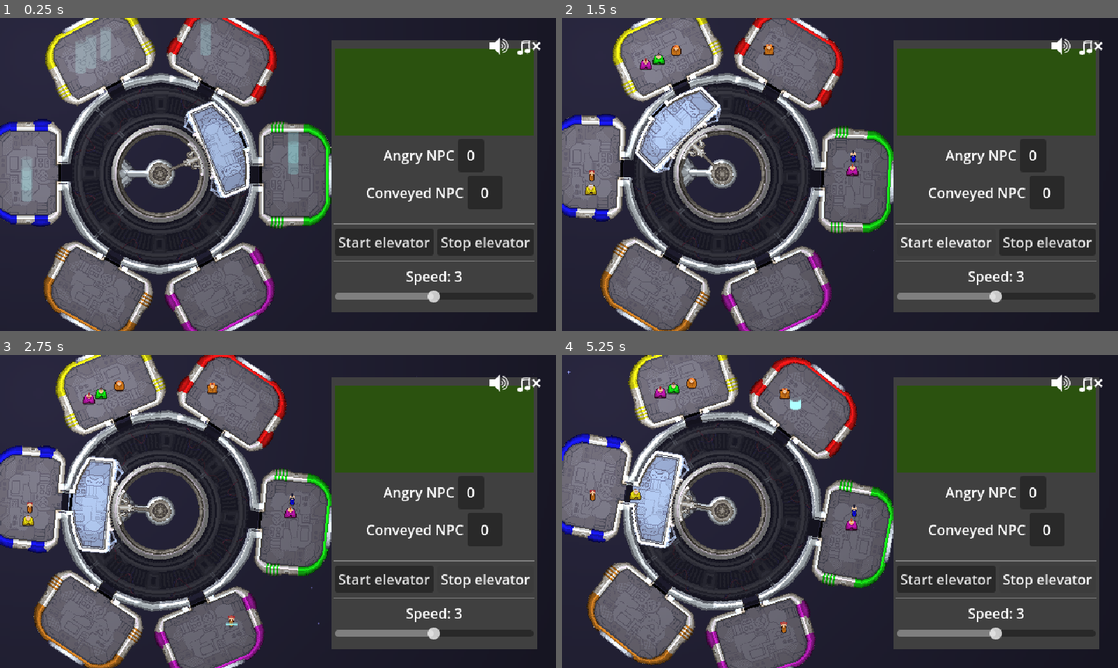
Above: before the commit, frames 1-4 (two rows, left to right).
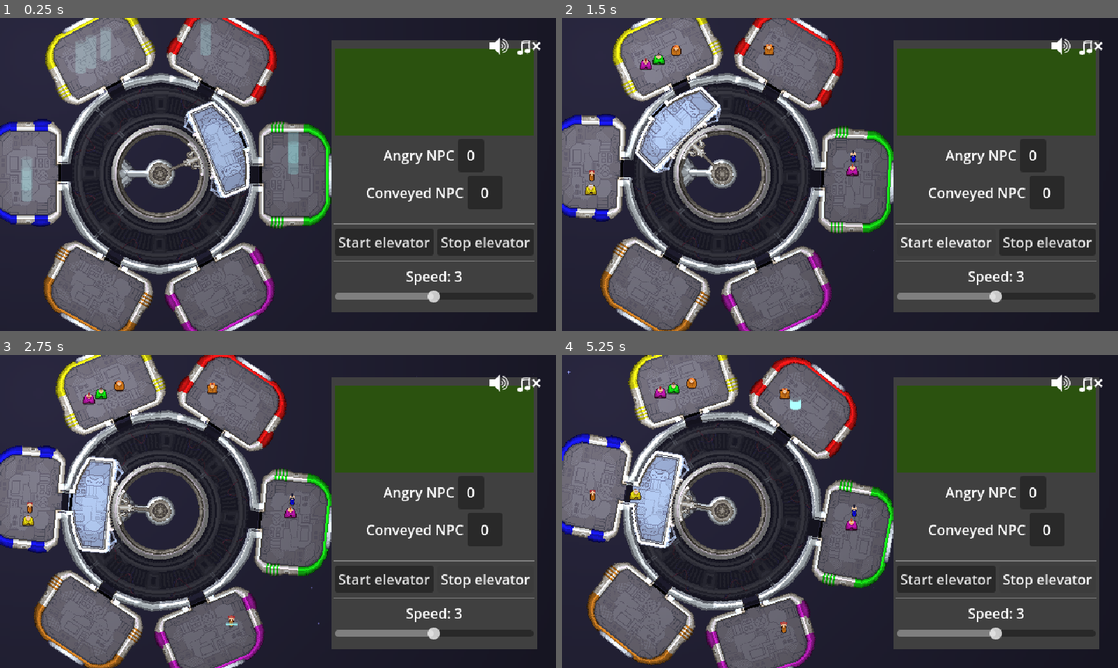
Above: after the commit, the same moments.

Repository: tehelka-gamedev/gmtk-2025
Game: Godot game, scene res://main.tscn
Same seed, same stepped clock (60 frames per second), same inputs: the game is played once before the commit and once after it. The engine's default icon, where the game draws it, is replaced by a stand-in: a white triangle on a blue panel in a dark square. Sound files missing from this copy of the repository are replaced by a short silence.
Inputs:
- Up to frame 1 (0.25 s): no input
- Up to frame 2 (1.5 s): click "Start elevator" at 0.5 s; click "Start elevator" at 1.25 s
- Up to frame 3 (2.75 s): click "Stop elevator" at 2 s
- Up to frame 4 (5.25 s): click "Stop elevator" at 2.75 s; click "Start elevator" at 3.5 s; click "Stop elevator" at 4.25 s; hold Q (accept_npc_entering) from 5.03 s (still down)

The runs differ from the first frame. In frame 1, 0.3% of the frame differs, in the area x 0-60%, y 0-100%; in frame 2, 0.4%; in frame 3, 0.3%; in frame 4, 0.4%.

Commit message:
Add events

Diff:
--- a/godot/event_manager/event_manager.gd
+++ b/godot/event_manager/event_manager.gd
@@ -1,36 +1,35 @@
 class_name EventManager
 extends Node2D
 
+
+signal broken_room_repaired(room: Room)
+
+enum EventType {NONE, BROKEN_DOOR, BROKEN_SPEED, VIP}
 
 const TIME_BEFORE_TECH_GUY: float = 3.0
 
 const NPC_class = preload("res://objects/npc/npc.tscn")
 
-const MIN_WINDOW: float = 5.0
-const MAX_WINDOW: float = 10.0
+const TIME_BEFORE_FIRST_EVENT: float = 15.0
+const MIN_WINDOW: float = 20.0
+const MAX_WINDOW: float = 30.0
+const VIP_NUMBER: int = 3
 
 const BROKEN_ELEVATOR_MESSAGE: String = "Operator, the elevator speed is broken. I'll send you a tech guy."
 const BROKEN_ROOM_MESSAGE: String = "Operator, one of the room's door is broken. I'll send you a tech guy."
-const VIP_MESSAGE: String = "Operator, a VIP is about to arrive. Make it a top priority."
+const VIP_MESSAGE: String = "Operator, three VIPs are about to arrive. Make them a top priority."
 
 @onready var _timer: Timer = $Timer
 
 var game_manager: GameManager
 var tech_guy_present: bool = false
 
-var event_function: Array[Callable] = [
-    #_play_broken_door_event,
-    _play_slow_elevator_event,
-    #_play_vip_event,
-]
-
-var slow_elevator_event: bool = false
-var vip_event: bool = false
-var broken_door_event: bool = false
+var current_event: EventType = EventType.NONE
+var vip_conveyed: int = 0
 
 
 func _ready() -> void:
-    _setup_timer_for_next_event()
+    _timer.start(TIME_BEFORE_FIRST_EVENT)
 
 
 func _setup_timer_for_next_event() -> void:
@@ -40,45 +39,105 @@
 
 func _on_timer_timeout() -> void:
     var possible_event_function: Array[Callable] = []
-    if not slow_elevator_event:
+    if not tech_guy_present:
         possible_event_function.append(_play_slow_elevator_event)
+        possible_event_function.append(_play_broken_door_event)
+    if game_manager.current_npc_count + VIP_NUMBER + 1 < game_manager.max_npc_count:
+        print(game_manager.current_npc_count, "/", game_manager.max_npc_count)
+        possible_event_function.append(_play_vip_event)
 
-    if not possible_event_function.is_empty():
+    if possible_event_function.is_empty():
+        _setup_timer_for_next_event()
+    else:
         possible_event_function.pick_random().call()
 
+
+func _play_broken_door_event() -> void:
+    if tech_guy_present:
+        _setup_timer_for_next_event()
+        return
+    current_event = EventType.BROKEN_DOOR
+    var non_broken_nor_docked_room: Array[Node] = game_manager.rooms.filter(
+        func(room: Room): return not room.door_broken and room != game_manager.elevator.get_snapped_room()
+    )
+    var broken_room: Room = non_broken_nor_docked_room.pick_random()
+    broken_room.set_broken_to(true)
+
+    game_manager._narrative_manager.update_message(BROKEN_ROOM_MESSAGE)
+
+    if not tech_guy_present:
+        _spawn_tech_guy()
+
+
+func _play_slow_elevator_event() -> void:
+    if tech_guy_present:
+        _setup_timer_for_next_event()
+        return
+    current_event = EventType.BROKEN_SPEED
+    game_manager.elevator.set_broken_speed_to(true)
+
+    game_manager._narrative_manager.update_message(BROKEN_ELEVATOR_MESSAGE)
+
+    if not tech_guy_present:
+        _spawn_tech_guy()
+
+
+func _play_vip_event() -> void:
+    while game_manager._spawning_npc:
+        await get_tree().create_timer(0.5).timeout
+
+    game_manager._npc_spawn_timer.stop()
+    current_event = EventType.VIP
+    game_manager._narrative_manager.update_message(VIP_MESSAGE)
+
+    for i in range(VIP_NUMBER):
+        game_manager._spawn_npc(NPC.Type.VIP)
+
+    game_manager._restart_npc_spawn_timer()
+
+
+
+func on_vip_conveyed() -> void:
+    vip_conveyed += 1
+    print("vip conveyed ", vip_conveyed)
+    if vip_conveyed == VIP_NUMBER:
+        _on_all_vip_conveyed()
+
+
+func _on_all_vip_conveyed() -> void:
+    vip_conveyed = 0
+    current_event = EventType.NONE
     _setup_timer_for_next_event()
 
 
-func _play_broken_door_event() -> void:
-    pass
+func on_tech_guy_arrived_in_elevator(tech_guy: NPC) -> void:
+    if current_event == EventType.BROKEN_SPEED:
+        tech_guy.repair()
+        await tech_guy.on_repair_finished
+        current_event = EventType.NONE
+        game_manager.elevator.set_broken_speed_to(false)
+
+        _setup_timer_for_next_event()
 
 
-func _play_slow_elevator_event() -> void:
-    slow_elevator_event = true
-    game_manager.elevator.set_broken_speed_to(true)
-    game_manager._narrative_manager.update_message(BROKEN_ELEVATOR_MESSAGE)
+func we_still_need_tech_guy() -> bool:
+    if current_event == EventType.BROKEN_SPEED or current_event == EventType.BROKEN_DOOR:
+        return true
+    else:
+        return false
 
+func _spawn_tech_guy() -> void:
     await get_tree().create_timer(TIME_BEFORE_TECH_GUY).timeout
 
-    var tech_guy: bool = true
-    game_manager._spawn_npc(tech_guy)
+    game_manager._spawn_npc(NPC.Type.TECH_GUY)
     tech_guy_present = true
 
 
-func _play_vip_event() -> void:
-    pass
+func on_tech_guy_arrived_at_broken_door(tech_guy: NPC, room: Room) -> void:
+    tech_guy.repair()
+    await tech_guy.on_repair_finished
+    room.set_broken_to(false)
+    broken_room_repaired.emit(room)
+    current_event = EventType.NONE
 
-
-func on_tech_guy_arrived_in_elevator(tech_guy: NPC) -> void:
-    if slow_elevator_event:
-        tech_guy.repair_elevator()
-        await tech_guy.on_repair_finished
-        slow_elevator_event = false
-        game_manager.elevator.set_broken_speed_to(false)
-
-
-func we_still_need_tech_guy() -> bool:
-    if slow_elevator_event or broken_door_event:
-        return true
-    else:
-        return false
+    _setup_timer_for_next_event()
--- a/godot/main.tscn
+++ b/godot/main.tscn
@@ -148,6 +148,7 @@
 script = ExtResource("20_82xsv")
 
 [node name="Timer" type="Timer" parent="EventManager"]
+one_shot = true
 
 [connection signal="timeout" from="World/NPCSpawnTimer" to="." method="_on_npc_spawn_timer_timeout"]
 [connection signal="timeout" from="EventManager/Timer" to="EventManager" method="_on_timer_timeout"]
--- a/godot/objects/elevator.gd
+++ b/godot/objects/elevator.gd
@@ -172,7 +172,7 @@
 
 
 func get_snapped_room() -> Room:
-    return snap_target as Room if snap_target else null
+    return snap_target as Room if _snapped else null
 
 
 func handle_toggle_movement() -> void:
--- a/godot/objects/mood_gauge.gd
+++ b/godot/objects/mood_gauge.gd
@@ -49,7 +49,7 @@
 
 
 func _process(delta: float) -> void:
-    if owner.tech_guy:
+    if owner.type == NPC.Type.TECH_GUY:
         return
 
     _tick_counter = (_tick_counter + 1) % tick_between_regen
--- a/godot/objects/npc/npc.gd
+++ b/godot/objects/npc/npc.gd
@@ -1,5 +1,7 @@
 class_name NPC
 extends Node2D
+
+enum Type {NORMAL, TECH_GUY, VIP}
 
 @warning_ignore("unused_signal")
 signal arrived_at_slot
@@ -27,7 +29,8 @@
 
 ## If true, will queue_free() after reaching its point
 var exiting: bool = false
-var tech_guy: bool = false
+var repairing: bool = false
+var type: Type = Type.NORMAL
 
 @onready var state_machine: StateMachine = $StateMachine
 @onready var animation_player: AnimationPlayer = $AnimationPlayer
@@ -70,15 +73,17 @@
 # called when exiting the room. For now just queue_free but add fade out later maybe
 func exit() -> void:
     mood_gauge.set_mood_state(MoodGauge.MoodState.HAPPY)
-    arrived_at_target_room.emit()
+    if not type == Type.TECH_GUY:
+        arrived_at_target_room.emit()
     queue_free()
 
 
-func set_color_directly(color: Color) -> void:
-    _skin.set_color_to(color)
+func set_color_directly(_color: Color) -> void:
+    _skin.set_color_to(_color)
 
 
-func repair_elevator() -> void:
+func repair() -> void:
+    repairing = true
     var emoji: EmojiMood = emoji_scene.instantiate()
     emoji_position.add_child(emoji)
     emoji.z_index = 1000
@@ -86,4 +91,13 @@
     var briefly: bool = true
     emoji.set_mood(MoodGauge.MoodState.IMPATIENT, briefly)
     await emoji.animation_finished
+    repairing = false
     on_repair_finished.emit()
+
+
+func show_type_label() -> void:
+    if type == NPC.Type.TECH_GUY:
+        %TypeLabel.text = "TECH"
+    elif type == NPC.Type.VIP:
+        %TypeLabel.text = "VIP"
+    %TypeLabel.show()
--- a/godot/objects/npc/npc.tscn
+++ b/godot/objects/npc/npc.tscn
@@ -7,6 +7,7 @@
 [ext_resource type="Script" uid="uid://chs00o4pldxek" path="res://states/idle_state.gd" id="3_aqpri"]
 [ext_resource type="Script" uid="uid://h0sp5pu5a2io" path="res://states/move_to_state.gd" id="4_m6gh1"]
 [ext_resource type="Texture2D" uid="uid://baeo0kp17u8pc" path="res://sprites/teleportanimation.png" id="6_aqpri"]
+[ext_resource type="Script" uid="uid://dgbk83r6l6nt4" path="res://states/repair_state.gd" id="7_1ynp0"]
 [ext_resource type="Script" uid="uid://bteouqmd6vc7b" path="res://objects/mood_gauge.gd" id="8_qs0fi"]
 
 [sub_resource type="AtlasTexture" id="AtlasTexture_m6gh1"]
@@ -182,6 +183,17 @@
 emoji_position = NodePath("Pivot/EmojiPosition")
 emoji_scene = ExtResource("2_m6gh1")
 
+[node name="TypeLabel" type="Label" parent="."]
+unique_name_in_owner = true
+visible = false
+offset_left = -14.0
+offset_top = 5.0
+offset_right = 14.0
+offset_bottom = 28.0
+theme_override_font_sizes/font_size = 10
+text = "TECH"
+horizontal_alignment = 1
+
 [node name="Pivot" type="Node2D" parent="."]
 
 [node name="Skin" parent="Pivot" instance=ExtResource("2_aqpri")]
@@ -202,6 +214,10 @@
 script = ExtResource("4_m6gh1")
 metadata/_custom_type_script = "uid://b7yur33qvtvau"
 
+[node name="Repair" type="Node" parent="StateMachine"]
+script = ExtResource("7_1ynp0")
+metadata/_custom_type_script = "uid://b7yur33qvtvau"
+
 [node name="TeleportAnimation" type="AnimatedSprite2D" parent="."]
 position = Vector2(0, -14)
 sprite_frames = SubResource("SpriteFrames_0atl2")
@@ -214,5 +230,5 @@
 
 [node name="MoodGauge" type="Node2D" parent="."]
 script = ExtResource("8_qs0fi")
-regen_per_tick = -2.0
+regen_per_tick = -1.0
 metadata/_custom_type_script = "uid://bteouqmd6vc7b"
--- a/godot/objects/room.gd
+++ b/godot/objects/room.gd
@@ -34,6 +34,8 @@
 # people exit management
 var next_people_leaving_idx: int = 0
 var waiting_npc: NPC = null
+var door_broken: bool = false
+
 
 func cycle_next_people_leaving_idx() -> void:
     next_people_leaving_idx = posmod((next_people_leaving_idx-1), number_npc_inside()) if number_npc_inside() > 0 else 0
@@ -47,9 +49,14 @@
 func start_exiting_people():
     reset_waiting_npc()
 
-func ask_npc_coming() -> void:
+
+func ask_npc_coming(tech_guy: bool = false) -> void:
     # Ask NPC to come
-    waiting_npc = get_npc_from_inside(next_people_leaving_idx)
+    if tech_guy:
+        # This should always return the tech guy as we ensure a tech guy is in the room before calling `ask_npc_coming(true)`
+        waiting_npc = get_tech_guy_from_inside()
+    else:
+        waiting_npc = get_npc_from_inside(next_people_leaving_idx)
 
     var targets: Array[Node2D] = [
             get_entrance_position()
@@ -88,7 +95,7 @@
     remove_npc_from_room(waiting_npc)
 
     var slot: Slot
-    if waiting_npc.tech_guy:
+    if waiting_npc.type == NPC.Type.TECH_GUY:
         slot = room.slot_manager.get_special_slot(Slot.Type.BROKEN_SPEED)
     else:
         slot = room.slot_manager.get_first_available_slot() # not null :)
@@ -105,13 +112,17 @@
     )
     await waiting_npc.arrived_at_slot
 
-    if waiting_npc.tech_guy:
+    if waiting_npc.type == NPC.Type.TECH_GUY:
         tech_guy_in_elevator.emit(waiting_npc)
 
     cycle_next_people_leaving_idx()
 
 func get_spawn_point() -> Marker2D:
     return npc_spawn
+
+
+func get_tech_guy_point() -> Marker2D:
+    return slot_manager.get_special_slot(Slot.Type.BROKEN_DOOR) as Marker2D
 
 
 func open_door() -> void:
@@ -123,3 +134,11 @@
 
 func get_entrance_position() -> Marker2D:
     return entrance_position
+
+
+func set_broken_to(value: bool) -> void:
+    door_broken = value
+    if door_broken:
+        modulate = Color.SLATE_GRAY
+    else:
+        modulate = Color.WHITE
--- a/godot/objects/room.tscn
+++ b/godot/objects/room.tscn
@@ -1,16 +1,11 @@
-[gd_scene load_steps=11 format=3 uid="uid://dd5giy7mmmmxe"]
+[gd_scene load_steps=9 format=3 uid="uid://dd5giy7mmmmxe"]
 
 [ext_resource type="Script" uid="uid://bc64r08fcwb8g" path="res://objects/room.gd" id="1_d4lmf"]
 [ext_resource type="Texture2D" uid="uid://jvibyudsrbft" path="res://sprites/room2.png" id="2_c0xyw"]
-[ext_resource type="Shader" uid="uid://cln8o8wolh2av" path="res://rotsprite.gdshader" id="2_r2kp8"]
 [ext_resource type="Script" uid="uid://5gunqk2qmled" path="res://objects/slot_manager.gd" id="3_lvljb"]
 [ext_resource type="Texture2D" uid="uid://bmq30wsjws8ar" path="res://sprites/roomdecals.png" id="3_n1ucb"]
 [ext_resource type="Script" uid="uid://cjd6a7ud0c8av" path="res://objects/slot.gd" id="4_4d8i4"]
 [ext_resource type="Texture2D" uid="uid://71hdcfob7ujv" path="res://icon.svg" id="5_c0xyw"]
-
-[sub_resource type="ShaderMaterial" id="ShaderMaterial_8rv7e"]
-shader = ExtResource("2_r2kp8")
-shader_parameter/pixel_scale = 1.0
 
 [sub_resource type="ShaderMaterial" id="ShaderMaterial_r2kp8"]
 
@@ -30,7 +25,6 @@
 position = Vector2(0, -156)
 
 [node name="Room" type="Sprite2D" parent="Pivot"]
-material = SubResource("ShaderMaterial_8rv7e")
 texture = ExtResource("2_c0xyw")
 
 [node name="Decal" type="Sprite2D" parent="Pivot"]
--- a/godot/objects/rooms/room_base.gd
+++ b/godot/objects/rooms/room_base.gd
@@ -45,6 +45,18 @@
         return null
     return npc_inside[idx]
 
+func is_tech_guy_in_room() -> bool:
+    for npc: NPC in npc_inside:
+        if npc.type == NPC.Type.TECH_GUY:
+            return true
+    return false
+
+func get_tech_guy_from_inside() -> NPC:
+    for npc: NPC in npc_inside:
+        if npc.type == NPC.Type.TECH_GUY:
+            return npc
+    return null
+
 func remove_npc_from_room(npc: NPC) -> void:
     npc_inside.erase(npc)
     npc.slot.release()
--- a/godot/objects/slot.gd
+++ b/godot/objects/slot.gd
@@ -15,6 +15,7 @@
     if not available:
         push_error("Tried to reserve a slot (%s) that was not available!" % [name])
         return false
+
     available = false
     reserved.emit(self)
     return true
@@ -25,6 +26,7 @@
     if available:
         push_error("Tried to release a slot (%s) that was already available!"% [name] )
         return false
+
     available = true
     released.emit(self)
     return true
--- a/godot/objects/slot_manager.gd
+++ b/godot/objects/slot_manager.gd
@@ -56,15 +56,29 @@
     return _available_slots[randi_range(0, len(_available_slots)-1)]
 
 func is_full() -> bool:
-    return _available_slots.is_empty() # no available slot
+    return _available_slots.is_empty()
+    #return (
+        #_available_slots.is_empty()
+        #and (not _broken_door_slot or (_broken_door_slot and not _broken_door_slot.available))
+        #and (not _broken_speed_slot or (_broken_speed_slot and not _broken_speed_slot.available))
+    #)
 
 func is_empty() -> bool:
-    return _occupied_slots.is_empty() # nothing occupied
+    return _occupied_slots.is_empty()
+    #return (
+        #_occupied_slots.is_empty()
+        #and (not _broken_door_slot or (_broken_door_slot and _broken_door_slot.available))
+        #and (not _broken_speed_slot or (_broken_speed_slot and _broken_speed_slot.available))
+    #)
 
 func _on_slot_reserved(s: Slot) -> void:
+    if s.type == Slot.Type.BROKEN_DOOR or s.type == Slot.Type.BROKEN_SPEED:
+        return
     _available_slots.erase(s)
     _occupied_slots.append(s)
 
 func _on_slot_released(s: Slot) -> void:
+    if s.type == Slot.Type.BROKEN_DOOR or s.type == Slot.Type.BROKEN_SPEED:
+        return
     _available_slots.append(s)
     _occupied_slots.erase(s)
--- a/godot/scripts/game_manager.gd
+++ b/godot/scripts/game_manager.gd
@@ -2,6 +2,7 @@
 extends Node2D
 
 const TECH_GUY_COLOR: Color = Color.WHITE
+
 const NPC_class = preload("res://objects/npc/npc.tscn")
 
 @export var MIN_NPC_RESPAWN_TIME: float = 4.0
@@ -21,6 +22,7 @@
 var _angry_npc_count: int = 0
 var _conveyed_npc_count: int = 0
 var _spawning_npc: bool = false
+var max_npc_count: int = 0
 
 # player choice
 enum PlayerChoice
@@ -45,11 +47,14 @@
     if OS.has_feature("editor"):
         AudioManager.mute_bgm(true)
 
+    max_npc_count = 0
     var color_array: Array = Enum.NPCColors.values()
     for i: int in len(rooms):
         (rooms[i] as Room).color = color_array[i]
         (rooms[i] as Room).decal_to_use = i % 2
         (rooms[i] as Room).tech_guy_in_elevator.connect(_event_manager.on_tech_guy_arrived_in_elevator)
+        max_npc_count += (rooms[i] as Room).slot_manager.get_child_count() - 1 # HACK minus 1 so we don't count the spot the for the broken door
+    max_npc_count += elevator.slot_manager.get_child_count() - 1
 
     for i in range(starting_npc_count):
         _spawn_npc()
@@ -68,6 +73,7 @@
     _control_panel.stop_elevator_pressed.connect(elevator.on_stop_elevator)
     _narrative_manager.update.connect(_control_panel.message_panel.set_message)
     _event_manager.game_manager = self
+    _event_manager.broken_room_repaired.connect(_on_broken_room_repaired)
 
 
 func _on_npc_mood_state_changed(old_mood_state: MoodGauge.MoodState, new_mood_state: MoodGauge.MoodState) -> void:
@@ -116,6 +122,7 @@
 
     # Start releasing people
     var spawn_point:Marker2D = snapped_room.get_spawn_point()
+    var tech_guy_point: Marker2D = snapped_room.get_tech_guy_point()
     var npc_to_release: NPC = null
 
     # Find first npc with matching colour
@@ -123,27 +130,35 @@
         # iterate backward for better performance (negligible, but still)
         for i in range(len(npcs)-1, -1, -1):
             if (
-                npcs[i].tech_guy and not _event_manager.we_still_need_tech_guy()
-                or npcs[i].color == snapped_room.color
+                npcs[i].type == NPC.Type.TECH_GUY and snapped_room.door_broken
+                or (npcs[i].type == NPC.Type.TECH_GUY and not _event_manager.we_still_need_tech_guy())
+                or (npcs[i].color == snapped_room.color and not snapped_room.door_broken)
             ):
                 return npcs.pop_at(i)
         return null
 
     elevator.start_loading_people()
-    while not elevator.is_empty():
+    while not elevator.is_empty() or not elevator.slot_manager.get_special_slot(Slot.Type.BROKEN_SPEED).available:
         npc_to_release = elevator.pop_npc_from_inside(filter_to_room_color)
-        if npc_to_release.tech_guy:
-            _event_manager.tech_guy_present = false
-        # no more matching the filter, stop
         if npc_to_release == null:
             break
-
-        var targets: Array[Node2D] = [
-            elevator.get_entrance_position(),
-            snapped_room.get_entrance_position(),
-            spawn_point,
+        if npc_to_release.type == NPC.Type.TECH_GUY:
+            _event_manager.tech_guy_present = false
+
+        var targets: Array[Node2D]
+        if npc_to_release.type == NPC.Type.TECH_GUY and snapped_room.door_broken:
+            targets = [
+                elevator.get_entrance_position(),
+                tech_guy_point
             ]
-        npc_to_release.exiting = true
+        else:
+            targets = [
+                elevator.get_entrance_position(),
+                snapped_room.get_entrance_position(),
+                spawn_point,
+            ]
+            npc_to_release.exiting = true
+
         npc_to_release.state_machine.transition_to(
             NPCStatesUtil.StatesName.move_to,
             {
@@ -152,8 +167,15 @@
         )
         await npc_to_release.arrived_at_slot
 
-    snapped_room.start_exiting_people()
-    _release_from_snapped_room()
+        if npc_to_release.type == NPC.Type.TECH_GUY:
+            _event_manager.on_tech_guy_arrived_at_broken_door(npc_to_release, snapped_room)
+            npc_to_release.state_machine.transition_to(NPCStatesUtil.StatesName.repair, {NPCStatesUtil.Message.target: [tech_guy_point, spawn_point]})
+
+    if not snapped_room.door_broken:
+        snapped_room.start_exiting_people()
+        _release_from_snapped_room()
+    else:
+        elevator.stop_loading_people()
 
 
 #### People delivery from room
@@ -163,9 +185,16 @@
     if snapped_room == null:
         return # do nothing, if somehow the door opened without snapping
 
-    if not elevator.is_full() and not snapped_room.is_empty():
-        snapped_room.ask_npc_coming()
-        snapped_room.npc_is_waiting.connect(_on_npc_waiting, CONNECT_ONE_SHOT)
+    if not snapped_room.is_empty():
+        if not elevator.is_full():
+            snapped_room.ask_npc_coming()
+            snapped_room.npc_is_waiting.connect(_on_npc_waiting, CONNECT_ONE_SHOT)
+        elif elevator.slot_manager.get_special_slot(Slot.Type.BROKEN_SPEED).available and snapped_room.is_tech_guy_in_room():
+            var tech_guy: bool = true
+            snapped_room.ask_npc_coming(tech_guy)
+            snapped_room.npc_is_waiting.connect(_on_npc_waiting, CONNECT_ONE_SHOT)
+        else:
+            elevator.stop_loading_people()
     else:
         elevator.stop_loading_people()
 
@@ -195,20 +224,21 @@
 
 ############### NPC SPAWN ###############
 
-func _spawn_npc(tech_guy: bool = false) -> void:
+func _spawn_npc(type: NPC.Type = NPC.Type.NORMAL) -> void:
     _spawning_npc = true
 
     var non_full_rooms: Array[Room] = []
     while non_full_rooms.is_empty():
         for room: Room in rooms:
-            if not room.slot_manager.is_full():
+            if not room.slot_manager.is_full() and not (type == NPC.Type.TECH_GUY and room.door_broken):
                 non_full_rooms.append(room)
-        if not tech_guy:
+        if type != NPC.Type.TECH_GUY:
             break
         else:
             await get_tree().create_timer(1.0).timeout
 
     if len(non_full_rooms) == 0:
+        _spawning_npc = false
         return
 
     var random_room: Room = non_full_rooms.pick_random()
@@ -216,54 +246,33 @@
     var npc: NPC = NPC_class.instantiate()
     _npcs.add_child(npc)
     npc.position = spawn_position
-    npc.tech_guy = tech_guy
-
-    if tech_guy:
+    npc.type = type
+
+    if type == NPC.Type.TECH_GUY:
         npc.set_color_directly(TECH_GUY_COLOR)
     else:
         var available_colors: Array = Enum.NPCColors.values()
         available_colors.erase(random_room.color)
         npc.color = available_colors.pick_random()
 
+    if type != NPC.Type.NORMAL:
+        npc.show_type_label()
+
     var slot: Slot = random_room.slot_manager.get_first_available_slot()
     random_room.add_npc_inside(npc, slot)
     npc.go_to_slot(slot)
 
-    if not tech_guy:
+    if type != NPC.Type.TECH_GUY:
         npc.mood_gauge.mood_state_changed.connect(_on_npc_mood_state_changed)
         npc.arrived_at_target_room.connect(_on_npc_arrived_at_target_room)
+        if type == NPC.Type.VIP:
+            npc.mood_gauge.regen_per_tick = -10
+            npc.arrived_at_target_room.connect(_event_manager.on_vip_conveyed)
+
+    current_npc_count += 1
 
     _spawning_npc = false
 
-
-func _on_all_npc_released() -> void:
-    var snapped_room: Room = elevator.get_snapped_room()
-    if snapped_room == null:
-        return # do nothing, if somehow the door opened without snapping
-
-    # Start entering the elevator
-    var npc_to_enter: NPC = null
-
-    while not elevator.is_full() and not snapped_room.is_empty():
-        npc_to_enter = snapped_room.pop_npc_from_inside()
-
-        # elevator is not full so there is at least one slot
-        var slot = elevator.slot_manager.get_first_available_slot() # not null :)
-        elevator.add_npc_inside(npc_to_enter, slot)
-        var targets: Array[Node2D] = [
-            snapped_room.get_entrance_position(),
-            elevator.get_entrance_position(),
-            slot,
-            ]
-        npc_to_enter.state_machine.transition_to(
-            NPCStatesUtil.StatesName.move_to,
-            {
-                NPCStatesUtil.Message.target: targets
-            }
-        )
-        await npc_to_enter.arrived_at_slot
-
-    elevator.stop_loading_people()
 
 func _on_npc_spawn_timer_timeout() -> void:
     if not _spawning_npc:
@@ -279,3 +288,11 @@
 func _on_npc_arrived_at_target_room() -> void:
     _conveyed_npc_count += 1
     _control_panel.set_conveyed_npc_count(_conveyed_npc_count)
+
+
+func _on_broken_room_repaired(room: Room) -> void:
+    var snapped_room: Room = elevator.get_snapped_room()
+    if snapped_room == null:
+        return # do nothing, if somehow the door opened without snapping
+    elif room == snapped_room:
+        _on_elevator_door_opened()
--- a/godot/states/npc_states_name.gd
+++ b/godot/states/npc_states_name.gd
@@ -6,3 +6,4 @@
 
 class StatesName:
     const move_to:String = "MoveTo"
+    const repair: String = "Repair"
--- /dev/null
+++ b/godot/states/repair_state.gd
@@ -0,0 +1,21 @@
+extends State
+
+
+@export var MOVE_SPEED: int = 7
+
+var current_position: Marker2D
+
+
+func process(_delta: float) -> void:
+    owner.global_position = current_position.global_position
+
+
+func enter(msg: = {}) -> void:
+    current_position = msg.get(NPCStatesUtil.Message.target)[0]
+    var despawn_target: Array[Node2D] = [msg.get(NPCStatesUtil.Message.target)[1]]
+    owner.on_repair_finished.connect(
+        func():
+            owner.exiting = true
+            owner.state_machine.transition_to(NPCStatesUtil.StatesName.move_to, {NPCStatesUtil.Message.target: despawn_target}
+        )
+    )
Not shown: 1 places in godot/objects/npc/npc.tscn that only renumber resources
Not shown, added: godot/states/repair_state.gd.uid
Not shown, changed: godot/todo.txt
